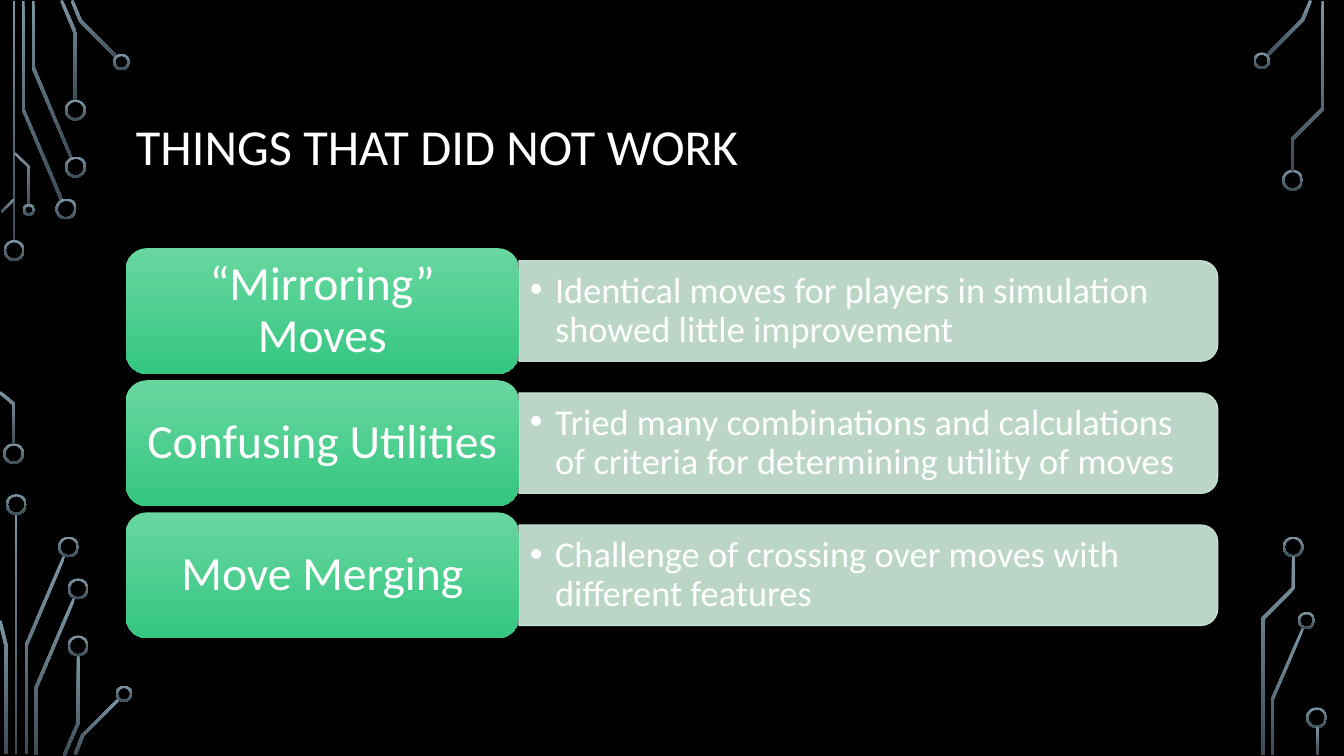
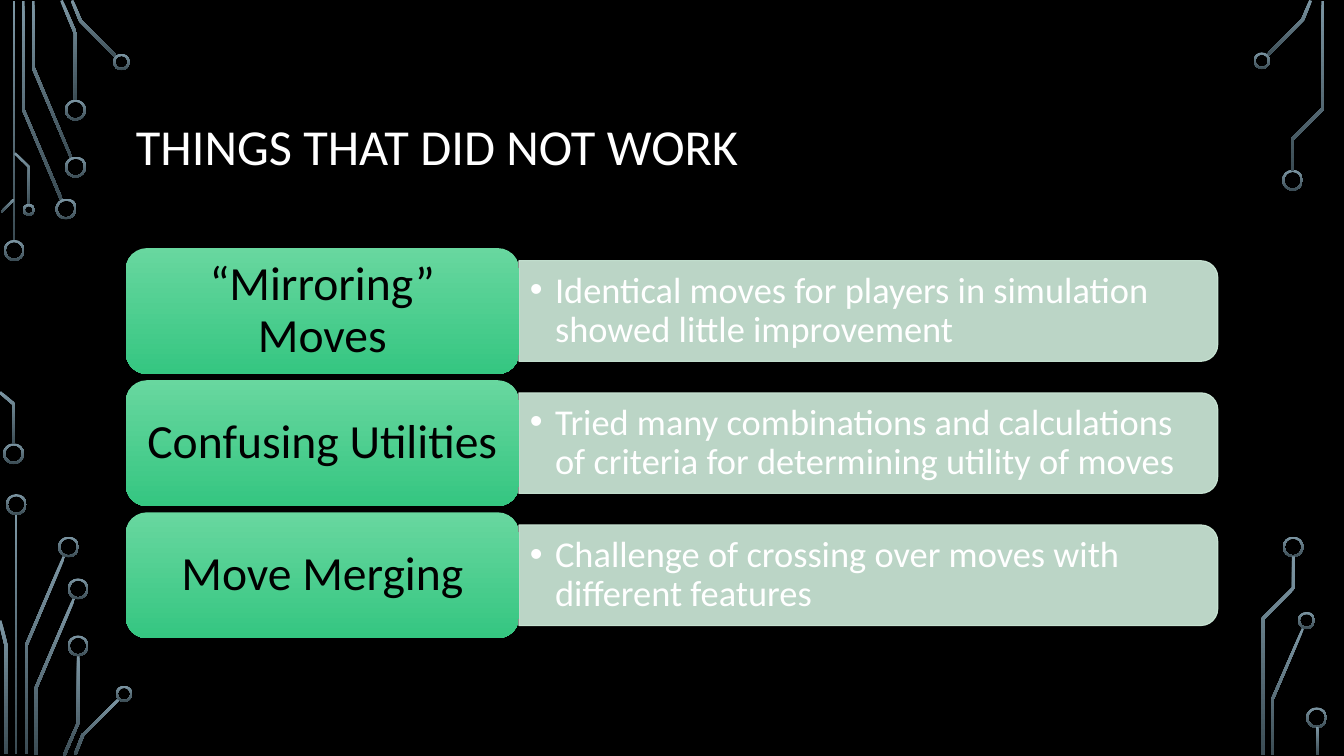
Before and after one commit to acbart/attribute-learning-system, a slide deck: slide 11 of presentation/Attribute Learning System Presentation.pptx (slide 10 before the commit). Drawn at 1344x756 pixels with LibreOffice and Linux fonts; fonts in the diff are those of the drawing; background and template pictures are left out. Boxes give left, top, right and bottom in pixels: in the first picture for what was removed or moved away, otherwise in the second. Text is boxed around its words. In the diff, an @@ line names an element or a change of style, - is before the commit and + after.

```diff
--- a/presentation/Attribute Learning System Presentation.pptx
+++ b/presentation/Attribute Learning System Presentation.pptx
@@ text colour #FFFFFF to #000000 in 3 elements at (210,266,435,353), (147,425,498,466), (181,557,463,598) @@
```
Also in this commit, not shown: 1 other slide changed, 2 slides added, 1 other file.
